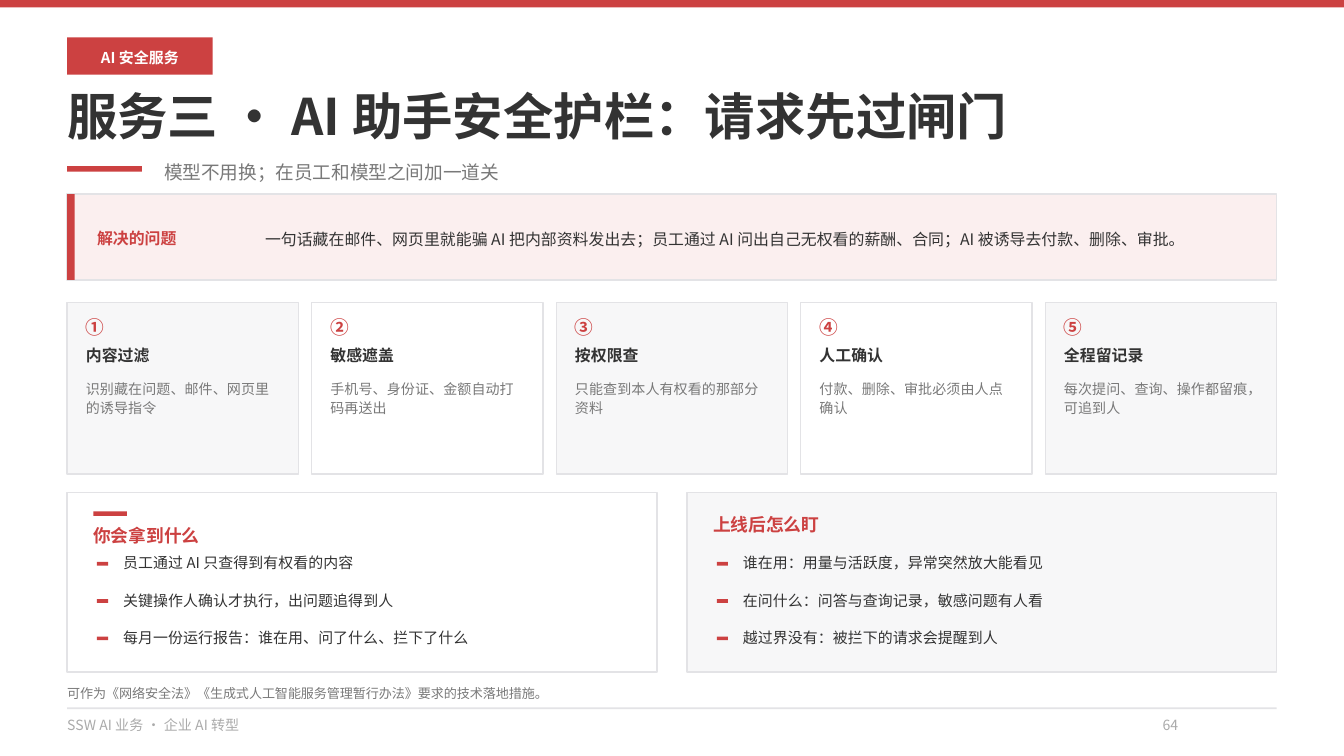
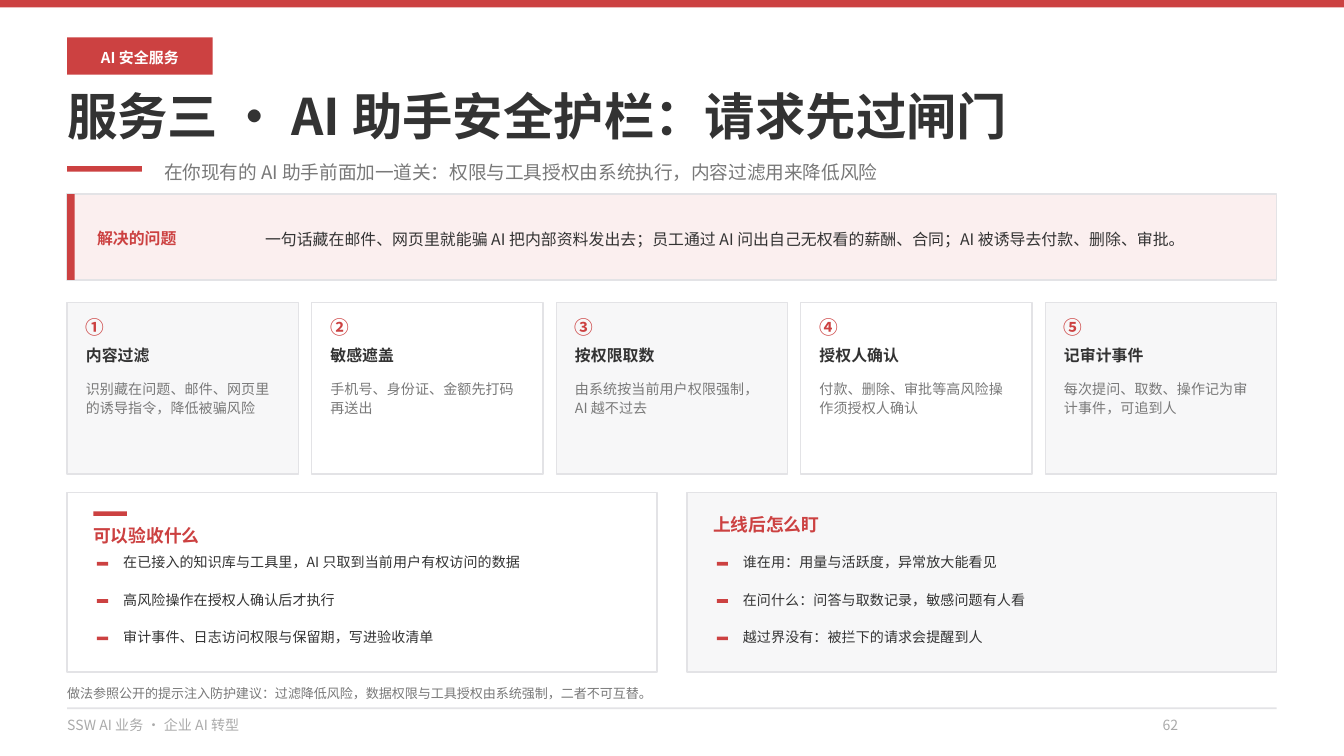
Before and after one commit to hveraus/ssw-business, a slide deck: slide 62 of SSW AI 业务_v2/SSW AI 业务_v3.pptx (slide 64 before the commit). Drawn at 1344x756 pixels with LibreOffice and Linux fonts; fonts in the diff are those of the drawing. Boxes give left, top, right and bottom in pixels: in the first picture for what was removed or moved away, otherwise in the second. Text is boxed around its words. In the diff, an @@ line names an element or a change of style, - is before the commit and + after.

Commit message:
第八部分按评审意见重做（11 页→9 页 + 备用页），全篇 70 页
57–61 更快讲到能做什么：删「三个风险口」页，风险示例并入三项服务卡；行业数据移到末页备用页；57 分隔页改为短过渡；盲区表「能/否」改为「常见覆盖/部分覆盖/需专项验证」
62–63 统一交付口径：服务二以代码与小工具为主线、对外内容标「可选」；表头「谁做的」→「典型对象」；成果句与抽样口径对齐
64–65/66 把保证变成验收项：删「一句话骗不走资料」「模型不用换」；改为按当前用户权限取数 + 高风险操作授权人确认；架构页改为数据流向图（留在环境/经审批外发/日志位置）；数据安全页把「不出公司网络」限定为全本地方案，留痕落到审计事件、日志权限与保留期
64 报告页：左侧标「示例·虚构数据」；右栏改为「发现→修复→复测」流转记录；80 项补覆盖范围、统计周期与去重口径
65/67 收成两个入口：诊断标题改「验证一个模块的关键风险」、写明从环境账号就绪起算、无论是否发现问题都交付范围与结论；结束页并列「聊 AI 落地场景 / 评估一个安全模块」

```diff
--- a/SSW AI 业务_v2/SSW AI 业务_v3.pptx
+++ b/SSW AI 业务_v2/SSW AI 业务_v3.pptx
@@ text at (164,163,877,181): text changed @@
-模型不用换；在员工和模型之间加一道关
+在你现有的 AI 助手前面加一道关：权限与工具授权由系统执行，内容过滤用来降低风险
@@ text at (575,347,654,363): text changed @@
-按权限查
+按权限取数
@@ text at (819,347,898,363): text changed @@
-人工确认
+授权人确认
@@ text at (1064,347,1143,363): text changed @@
-全程留记录
+记审计事件
@@ text at (86,382,269,414): text changed @@
-识别藏在问题、邮件、网页里的诱导指令
+识别藏在问题、邮件、网页里的诱导指令，降低被骗风险
@@ text at (330,382,513,414): text changed @@
-手机号、身份证、金额自动打码再送出
+手机号、身份证、金额先打码再送出
@@ text at (575,382,758,414): text changed @@
-只能查到本人有权看的那部分资料
+由系统按当前用户权限强制，AI 越不过去
@@ text at (819,382,1002,414): text changed @@
-付款、删除、审批必须由人点确认
+付款、删除、审批等高风险操作须授权人确认
@@ text at (1064,382,1247,414): text changed @@
-每次提问、查询、操作都留痕，可追到人
+每次提问、取数、操作记为审计事件，可追到人
@@ text at (93,527,199,544): text changed @@
-你会拿到什么
+可以验收什么
@@ text at (123,555,520,568): text changed; size 8 to 7.5 pt @@
-员工通过 AI 只查得到有权看的内容
+在已接入的知识库与工具里，AI 只取到当前用户有权访问的数据
@@ text at (743,555,997,569): text changed; size 8 to 7.5 pt @@
-谁在用：用量与活跃度，异常突然放大能看见
+谁在用：用量与活跃度，异常放大能看见
@@ text at (123,593,335,606): text changed; size 8 to 7.5 pt @@
-关键操作人确认才执行，出问题追得到人
+高风险操作在授权人确认后才执行
@@ text at (743,593,1025,607): text changed; size 8 to 7.5 pt @@
-在问什么：问答与查询记录，敏感问题有人看
+在问什么：问答与取数记录，敏感问题有人看
@@ text "越过界没有：被拦下的请求会提醒到人" at (743,630,983,643): size 8 to 7.5 pt @@
@@ text at (123,630,433,643): text changed; size 8 to 7.5 pt @@
-每月一份运行报告：谁在用、问了什么、拦下了什么
+审计事件、日志访问权限与保留期，写进验收清单
@@ text at (67,687,652,699): text changed @@
-可作为《网络安全法》《生成式人工智能服务管理暂行办法》要求的技术落地措施。
+做法参照公开的提示注入防护建议：过滤降低风险，数据权限与工具授权由系统强制，二者不可互替。
@@ text at (1163,720,1179,730): text changed @@
-64
+62
```
Also in this commit, not shown: 12 other slides changed, 1 slide added, 2 slides removed, 2 other files.
